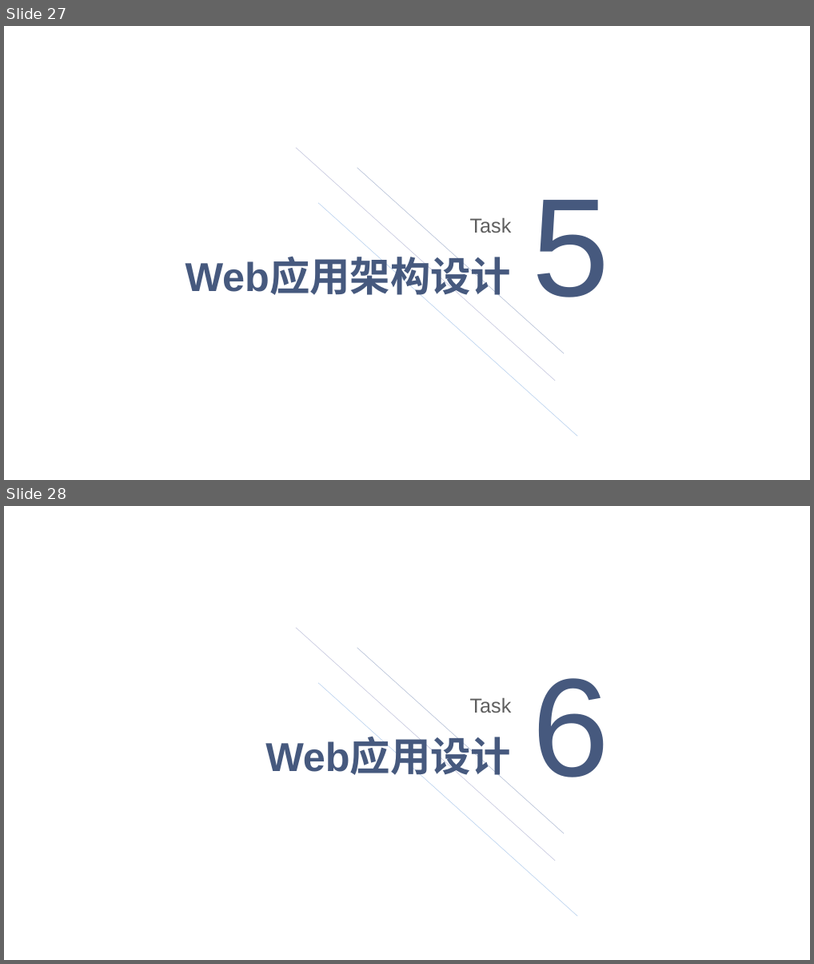
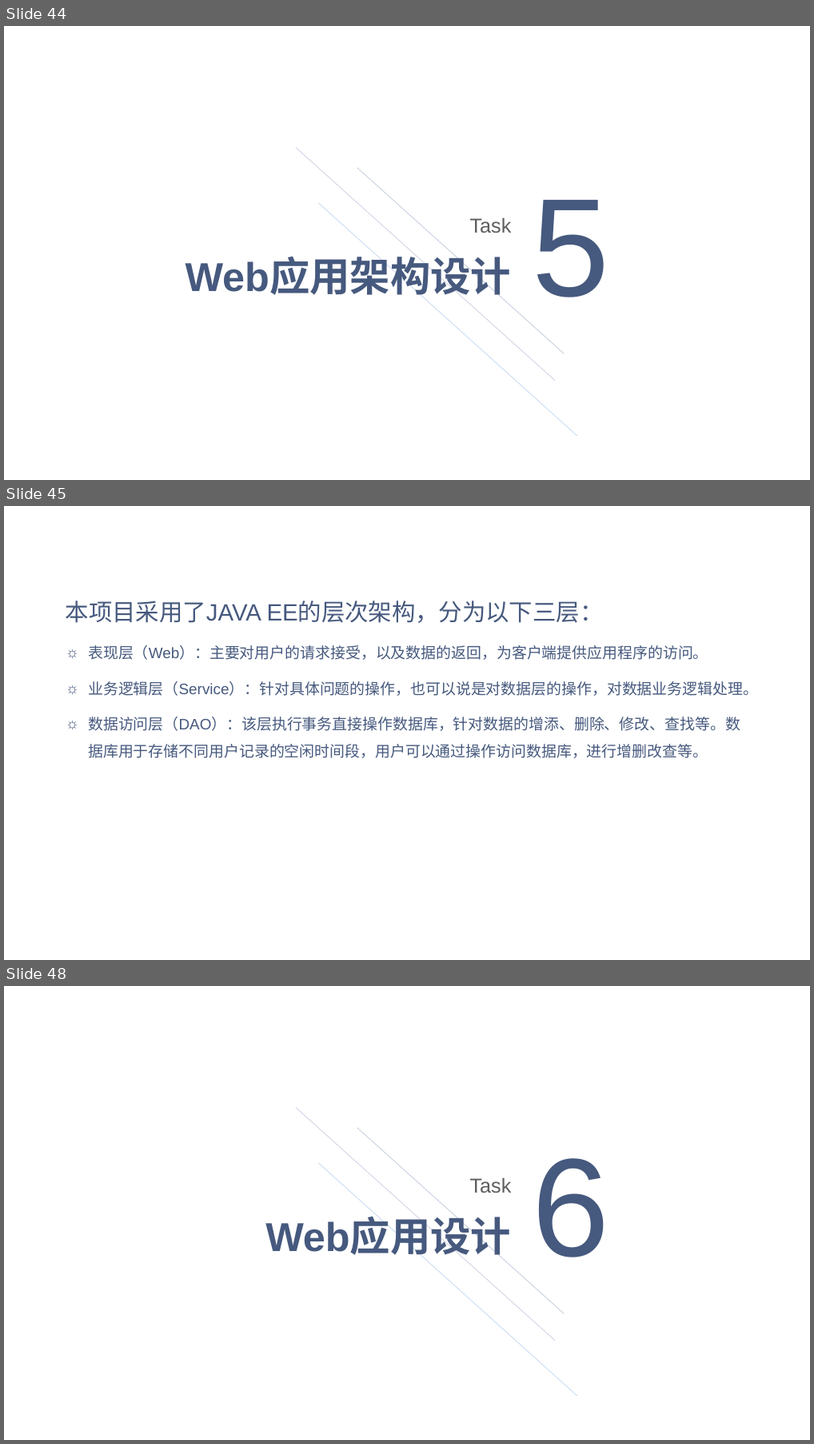
Before and after one commit to Weeeeeb/WebProject, a slide deck: ppt/Web工程大作业.pptx. Shown one above the other, each under a label of ours: slides 27 and 28 before the commit, slides 44, 45 and 48 after it; the slides between them are not shown. The pictures are 814x964 and 814x1444 pixels, drawn with LibreOffice and Linux fonts; fonts in the diff are those of the drawing; background and template pictures are left out. Boxes give left, top, right and bottom in pixels: in the first picture for what was removed or moved away, otherwise in the second. Text is boxed around its words. In the diff, an @@ line names an element or a change of style, - is before the commit and + after.

Commit message:
修改版
修改版

```diff
--- a/ppt/Web工程大作业.pptx
+++ b/ppt/Web工程大作业.pptx
@@ slide 45 added at (4, 506, 810, 960), background picture (left out) @@
@@ title added at (60, 518, 755, 571), 48 pt, text #FFFFFF, bold @@
+Web应用架构设计
@@ text added at (66, 600, 758, 758), 18 pt, text #46597E @@
+本项目采用了JAVA EE的层次架构，分为以下三层：
+☼ 表现层（Web）：主要对用户的请求接受，以及数据的返回，为客户端提供应用程序的访问。
+☼ 业务逻辑层（Service）：针对具体问题的操作，也可以说是对数据层的操作，对数据业务逻辑处理。
+☼ 数据访问层（DAO）：该层执行事务直接操作数据库，针对数据的增添、删除、修改、查找等。数据库用于存储不同用户记录的空闲时间段，用户可以通过操作访问数据库，进行增删改查等。
@@ what was slide 27 is now slide 44 @@
@@ what was slide 28 is now slide 48 @@
```
Also in this commit, not shown: 16 slides changed, 23 other slides added, 5 slides removed.
